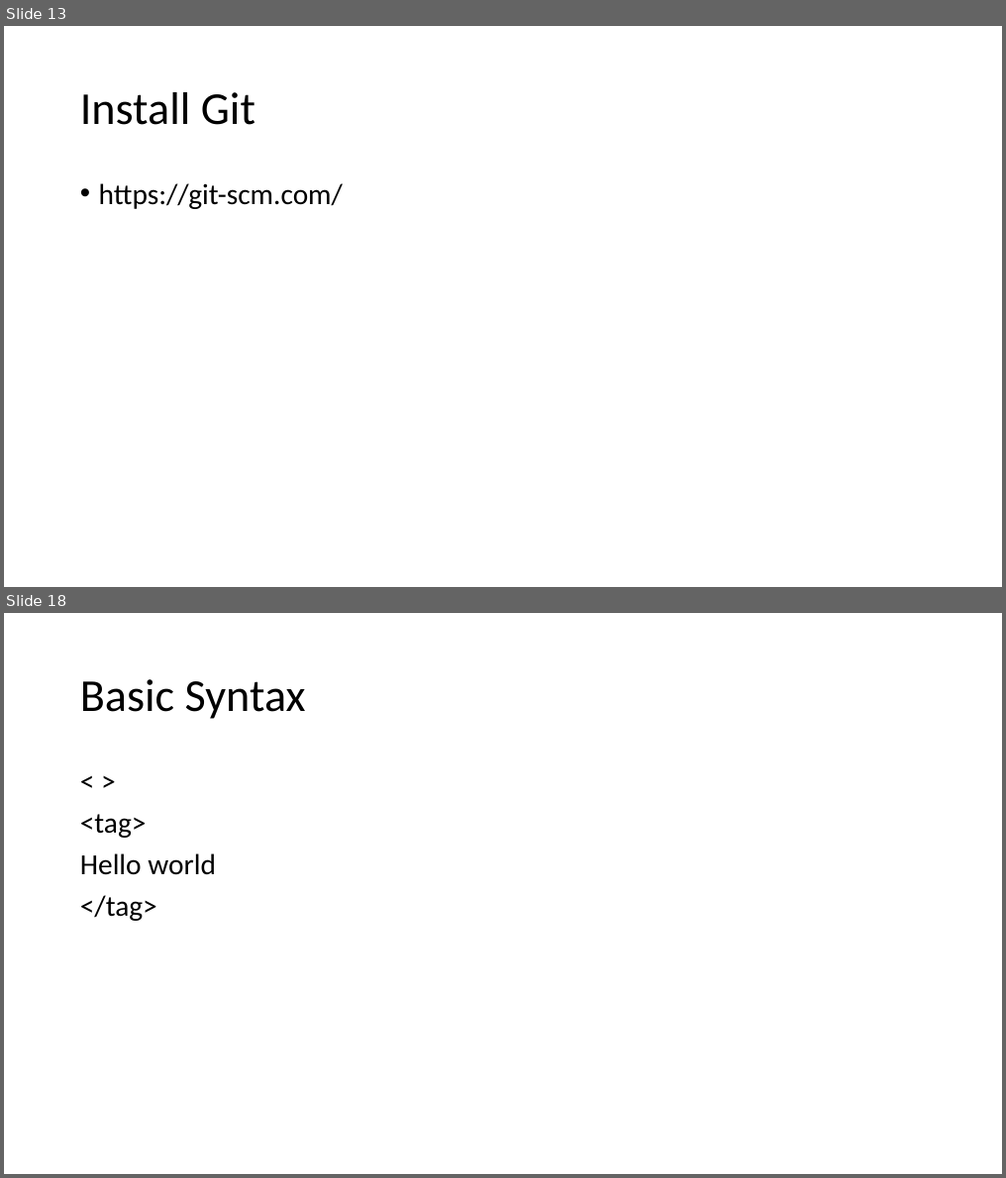
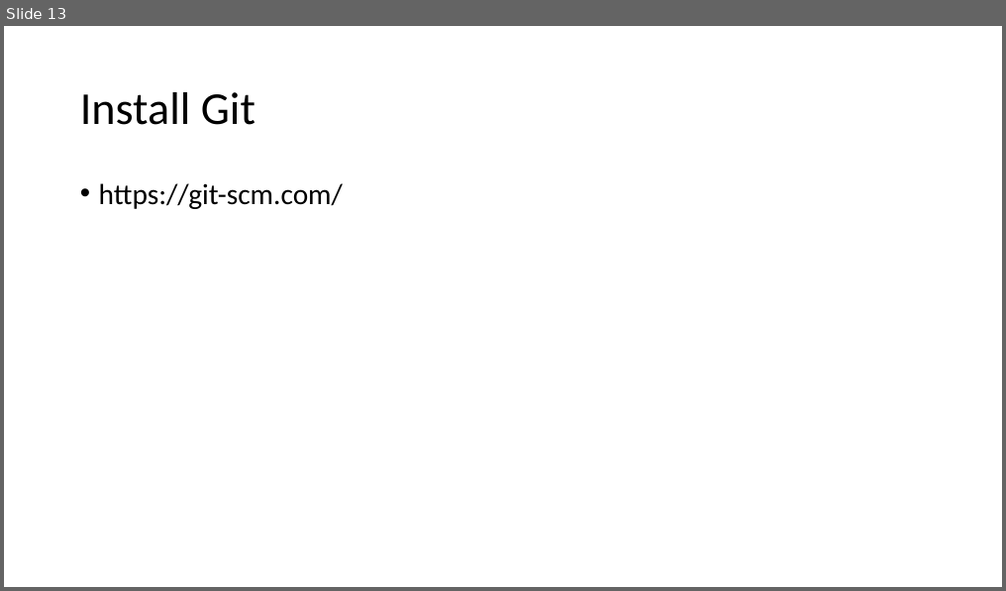
Before and after one commit to PiyushChaturvedii/Batch10, a slide deck: Git and Github.pptx. Shown one above the other, each under a label of ours: slides 13 and 18 before the commit, slide 13 after it; the slides between them are not shown. The pictures are 1006x1178 and 1006x591 pixels, drawn with LibreOffice and Linux fonts; fonts in the diff are those of the drawing. Boxes give left, top, right and bottom in pixels: in the first picture for what was removed or moved away, otherwise in the second. Text is boxed around its words. In the diff, an @@ line names an element or a change of style, - is before the commit and + after.

```diff
--- a/Git and Github.pptx
+++ b/Git and Github.pptx
@@ slide 18 removed at (4, 613, 1002, 1174), background #FFFFFF @@
@@ title removed at (80, 679, 306, 719) @@
-Basic Syntax
@@ text removed at (80, 814, 216, 921) @@
-< >
-<tag>
-Hello world
-</tag>
```
Also in this commit, not shown: 1 slide added, 10 other slides removed, 7 other files.
